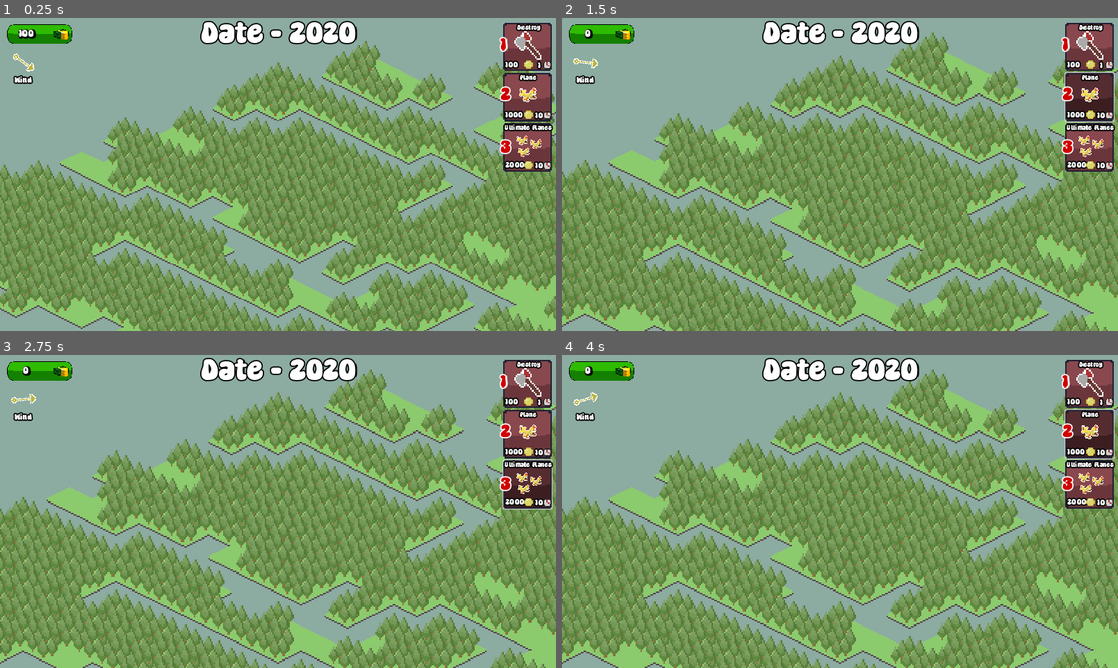
Above: before the commit, frames 1-4 (two rows, left to right).
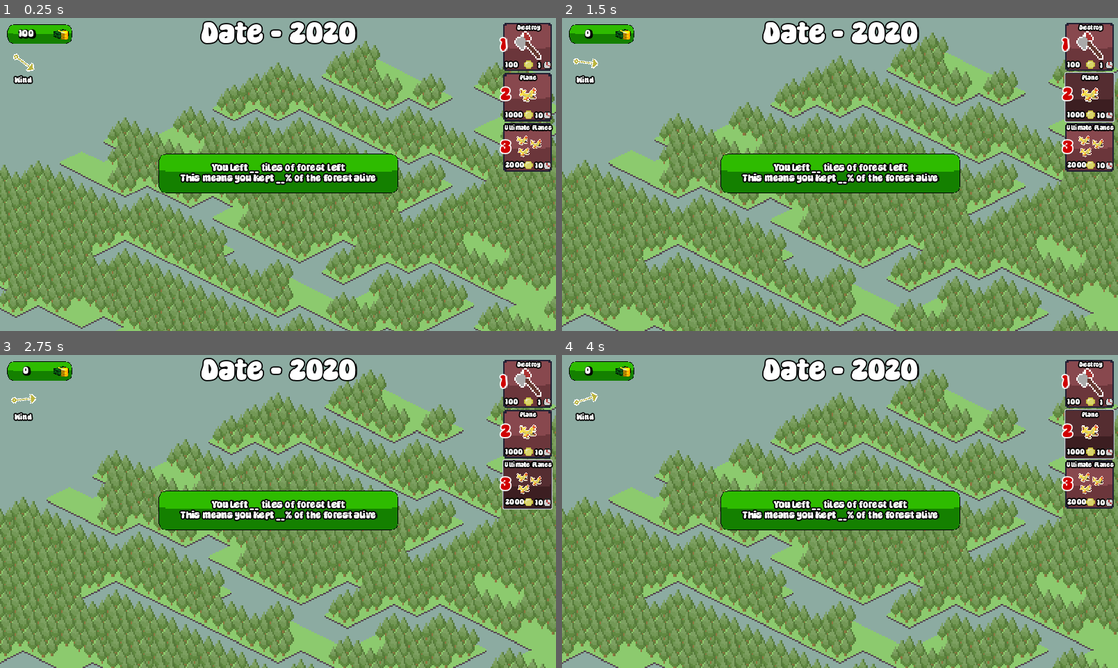
Above: after the commit, the same moments.

Repository: ManechLepage/BHX8.0
Game: Godot game, scene res://Scenes/testing1.tscn
Two runs of this game, one before a commit and one after it. Both use one fixed random seed, a clock stepped at 60 frames per second and the inputs below.
Inputs:
- Up to frame 1 (0.25 s): no input
- Up to frame 2 (1.5 s): click "Destroy" at 0.5 s; click "Plane" at 1.25 s
- Up to frame 3 (2.75 s): click "Ultimate Planes" at 2 s
- Up to frame 4 (4 s): click "Destroy" at 2.75 s; click "Plane" at 3.5 s

The runs differ from the first frame. In frame 1, 5.4% of the frame differs, in the area x 28-72%, y 43-56%; in frame 2, 5.5%, in the area x 28-100%, y 17-56%; in frame 3, 5.5%; in frame 4, 5.5%.

Commit message:
Dom di dom

Diff:
--- a/bhx/Graphix/main.tres
+++ b/bhx/Graphix/main.tres
@@ -7,6 +7,10 @@
 
 [sub_resource type="StyleBoxTexture" id="StyleBoxTexture_qkult"]
 texture = ExtResource("1_gjai5")
+texture_margin_left = 4.0
+texture_margin_top = 4.0
+texture_margin_right = 4.0
+texture_margin_bottom = 4.0
 
 [sub_resource type="StyleBoxTexture" id="StyleBoxTexture_pejat"]
 texture = ExtResource("1_x4rt3")
--- a/bhx/Scenes/UI.tscn
+++ b/bhx/Scenes/UI.tscn
@@ -161,4 +161,32 @@
 offset_bottom = 138.0
 text = "Wind"
 
+[node name="Score" type="Panel" parent="."]
+layout_mode = 1
+anchors_preset = 8
+anchor_left = 0.5
+anchor_top = 0.5
+anchor_right = 0.5
+anchor_bottom = 0.5
+offset_left = -248.0
+offset_top = -41.0
+offset_right = 248.0
+offset_bottom = 41.0
+grow_horizontal = 2
+grow_vertical = 2
+pivot_offset = Vector2(248, 41)
+
+[node name="Label" type="Label" parent="Score"]
+layout_mode = 1
+anchors_preset = 15
+anchor_right = 1.0
+anchor_bottom = 1.0
+grow_horizontal = 2
+grow_vertical = 2
+theme_override_font_sizes/font_size = 20
+text = "You left __ tiles of forest left
+This means you kept __% of the forest alive"
+horizontal_alignment = 1
+vertical_alignment = 1
+
 [connection signal="timeout" from="money/Money/Money_timer" to="money" method="_on_money_timer_timeout"]
--- a/bhx/Scripts/input_manager.gd
+++ b/bhx/Scripts/input_manager.gd
@@ -26,9 +26,11 @@
 		destroy()
 		selecting_type = SelectingType.NONE
 	elif Input.is_action_just_pressed("Click") and selecting_type == SelectingType.PLANE1:
+		await get_tree().create_timer(10.0).timeout
 		plane_script.plane_function(tilemap.map, get_clicked_tile().position)
 		selecting_type = SelectingType.NONE
 	elif Input.is_action_just_pressed("Click") and selecting_type == SelectingType.PLANE2:
+		await get_tree().create_timer(10.0).timeout
 		var clicked_position: Vector2 = get_clicked_tile().position
 		var centers: Array[Vector2] = [clicked_position, clicked_position + Vector2(5, 0), clicked_position - Vector2(5, 0)]
 		for center in centers:
--- a/bhx/Scripts/ui.gd
+++ b/bhx/Scripts/ui.gd
@@ -3,6 +3,7 @@
 @onready var actions_list: VBoxContainer = $Actions_list
 @onready var money: Panel = $money
 @onready var wind: TextureRect = $Wind
+@onready var score: Panel = $Score
 
 @export var events: Array[Event]
 var input_manager: InputManager
@@ -21,6 +22,7 @@
 func _input(event: InputEvent) -> void:
 	if Input.is_action_just_pressed("1"):
 		destroy()
+		animate_score()
 	elif Input.is_action_just_pressed("2"):
 		plane()
 	elif Input.is_action_just_pressed("3"):
@@ -43,3 +45,10 @@
 
 func _process(delta: float) -> void:
 	wind.rotation = Gamemanager.wind_orientation
+
+func animate_score() -> void:
+	score.scale = Vector2.ZERO
+	var tween_scale = create_tween()
+	tween_scale.tween_property(score, "scale", Vector2(1, 1), 0.6).set_ease(Tween.EASE_IN_OUT).set_trans(Tween.TRANS_CUBIC)
+	var tweeen_rotation = create_tween()
+	tweeen_rotation.tween_property(score, "rotation", 30 * PI, 0.2).set_ease(Tween.EASE_IN_OUT).set_trans(Tween.TRANS_BOUNCE)
